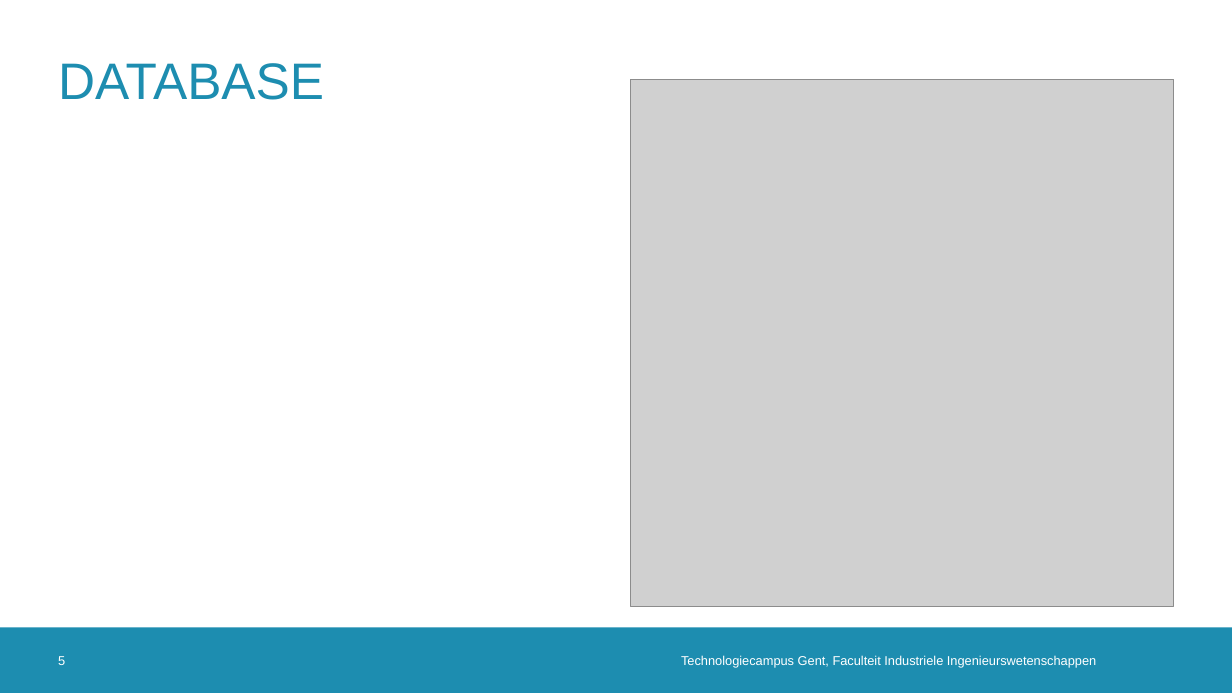
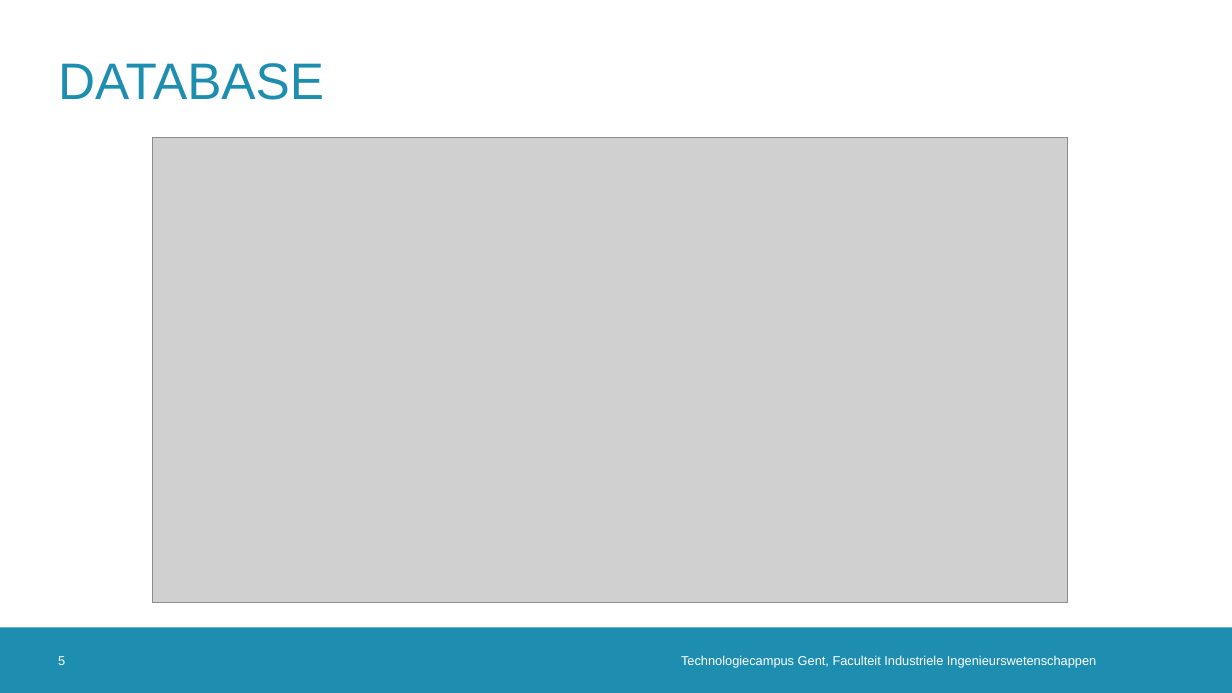
Before and after one commit to Pieterism/UNO, a slide deck: slide 5 of Documents/presentatie UNO.pptx. Drawn at 1232x693 pixels with LibreOffice and Linux fonts; fonts in the diff are those of the drawing; grey boxes stand for pictures; background and template pictures are left out. Boxes give left, top, right and bottom in pixels: in the first picture for what was removed or moved away, otherwise in the second. Text is boxed around its words. In the diff, an @@ line names an element or a change of style, - is before the commit and + after.

```diff
--- a/Documents/presentatie UNO.pptx
+++ b/Documents/presentatie UNO.pptx
@@ picture removed at box(630, 79, 1175, 607) @@
@@ picture added at box(152, 138, 1067, 603) @@
```
Also in this commit, not shown: 1 other slide changed, 1 other file.
